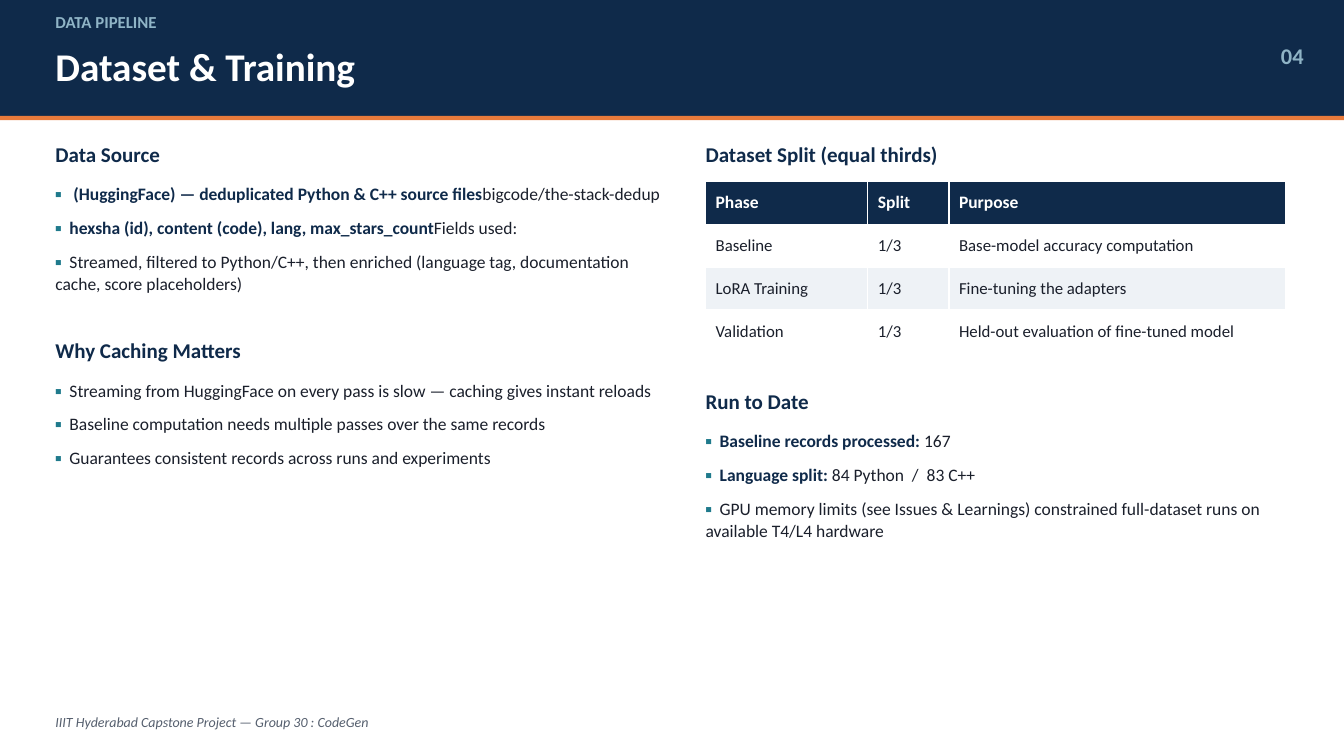
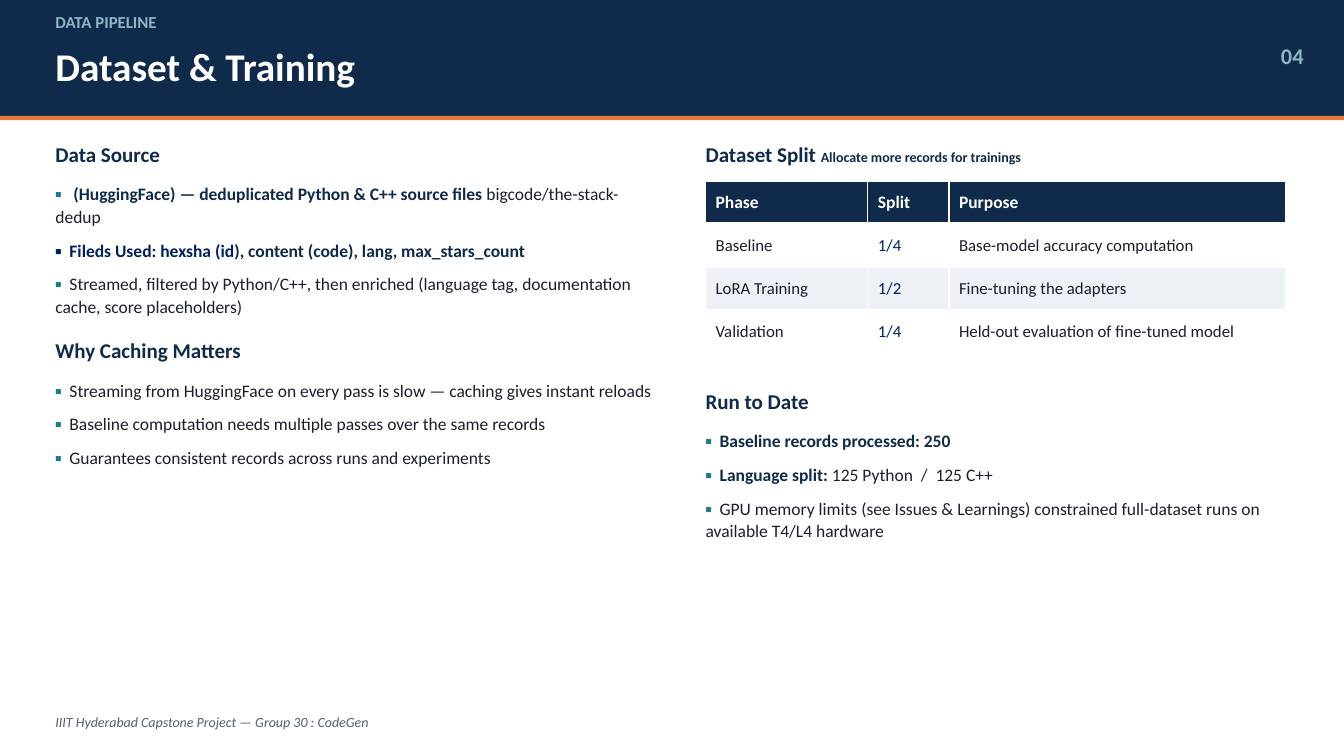
Before and after one commit to nayanjha16/CodeGen-Implementations-May_26, a slide deck: slide 4 of Group-30/Presentation/Group30-CodeGen-Capstone-Presentation_Final.pptx. Drawn at 1344x756 pixels with LibreOffice and Linux fonts; fonts in the diff are those of the drawing. Boxes give left, top, right and bottom in pixels: in the first picture for what was removed or moved away, otherwise in the second. Text is boxed around its words. In the diff, an @@ line names an element or a change of style, - is before the commit and + after.

```diff
--- a/Group-30/Presentation/Group30-CodeGen-Capstone-Presentation_Final.pptx
+++ b/Group-30/Presentation/Group30-CodeGen-Capstone-Presentation_Final.pptx
@@ text at bbox=[706, 147, 1021, 166]: text changed; size 15 to 10 pt @@
-Dataset Split (equal thirds)
+Dataset Split Allocate more records for trainings
@@ text at bbox=[55, 187, 631, 316]: text changed @@
-▪ (HuggingFace) — deduplicated Python & C++ source filesbigcode/the-stack-dedup
-▪ hexsha (id), content (code), lang, max_stars_countFields used:
-▪ Streamed, filtered to Python/C++, then enriched (language tag, documentation cache, score placeholders)
+▪ (HuggingFace) — deduplicated Python & C++ source files bigcode/the-stack-dedup
+▪ Fileds Used: hexsha (id), content (code), lang, max_stars_count
+▪ Streamed, filtered by Python/C++, then enriched (language tag, documentation cache, score placeholders)
@@ table at bbox=[706, 181, 1286, 353] @@
-row 2, column 2: 1/3
+row 2, column 2: 1/4
-row 3, column 2: 1/3
+row 3, column 2: 1/2
-row 4, column 2: 1/3
+row 4, column 2: 1/4
@@ text at bbox=[720, 434, 993, 484]: text changed @@
-▪ Baseline records processed: 167
-▪ Language split: 84 Python / 83 C++
+▪ Baseline records processed: 250
+▪ Language split: 125 Python / 125 C++
```
Also in this commit, not shown: 10 other slides changed, 1 other file.
